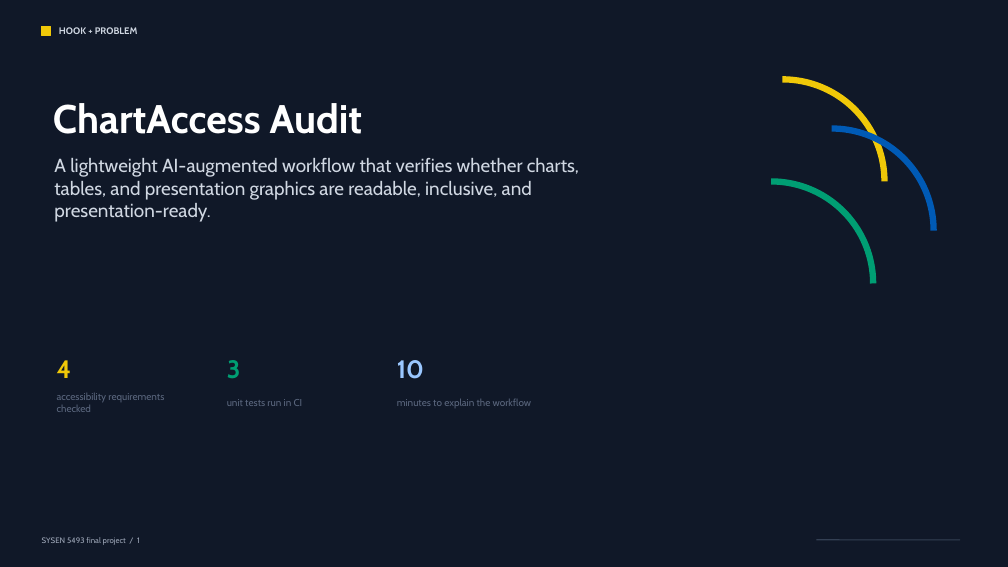
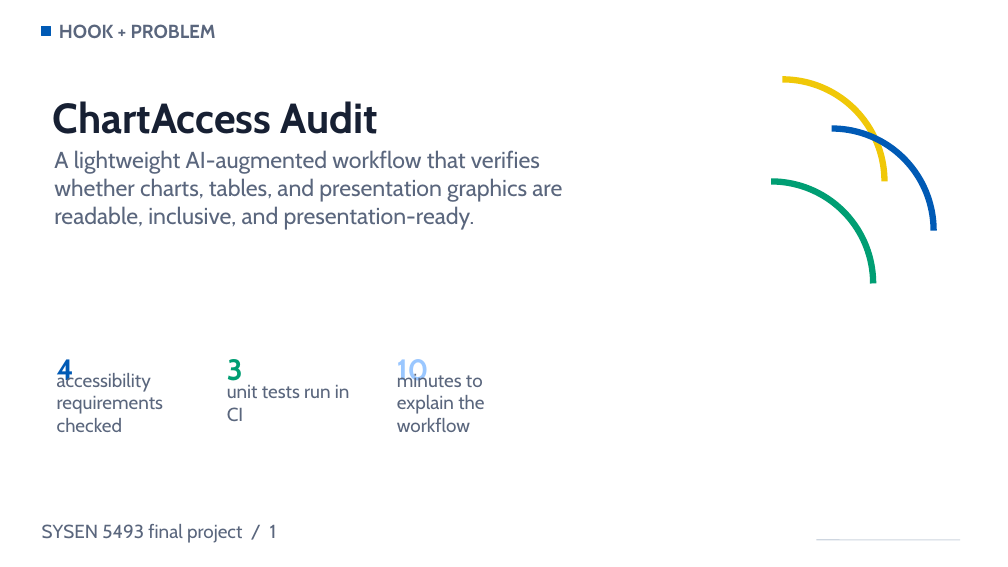
Before and after one commit to JiayiG-design/sysen5493-final, a slide deck: slide 1 of presentation/ChartAccess_Audit_SYSEN5493_Final.pptx. Drawn at 1008x567 pixels with LibreOffice and Linux fonts; fonts in the diff are those of the drawing. Boxes give left, top, right and bottom in pixels: in the first picture for what was removed or moved away, otherwise in the second. Text is boxed around its words. In the diff, an @@ line names an element or a change of style, - is before the commit and + after.

Commit message:
docs(presentation): enlarge text and use white backgrounds

```diff
--- a/presentation/ChartAccess_Audit_SYSEN5493_Final.pptx
+++ b/presentation/ChartAccess_Audit_SYSEN5493_Final.pptx
@@ background #101828 to #FFFFFF @@
@@ rectangle at [42,26,51,36]: fill #F0C808 to #005AB5; outline #F0C808 1 pt to #005AB5 1 pt @@
@@ text "HOOK + PROBLEM" at [59,24,216,38]: size 9 to 18 pt, text colour #D0D7E2 to #5A667D @@
@@ text "ChartAccess Audit" at [53,101,378,134]: size 38 to 40 pt, text colour #FFFFFF to #172033 @@
@@ text "A lightweight AI-augmented workflow that ..." at [54,150,562,230]: size 18 to 22 pt, text colour #D0D7E2 to #5A667D @@
@@ text "4" at [57,359,74,387]: size 24 to 28 pt, text colour #F0C808 to #005AB5 @@
@@ text "3" at [227,359,243,381]: size 24 to 28 pt @@
@@ text "10" at [397,359,429,387]: size 24 to 28 pt @@
@@ size 9.5 to 18 pt in 3 elements at [57,371,163,432], [227,385,350,421], [397,371,484,432] @@
@@ text "SYSEN 5493 final project / ...": place and size @@
-text "SYSEN 5493 final project / ..." at [42,537,140,545]
+text "SYSEN 5493 final project / ..." at [42,524,277,543]
@@ text "SYSEN 5493 final project / ..." at [42,524,277,543]: size 7.5 to 18 pt, text colour #9EA7B8 to #5A667D @@
@@ line (817, 540) - (960, 540): stroke #344054 1 pt to #CED6E0 1 pt @@
```
Also in this commit, not shown: 9 other slides changed.
